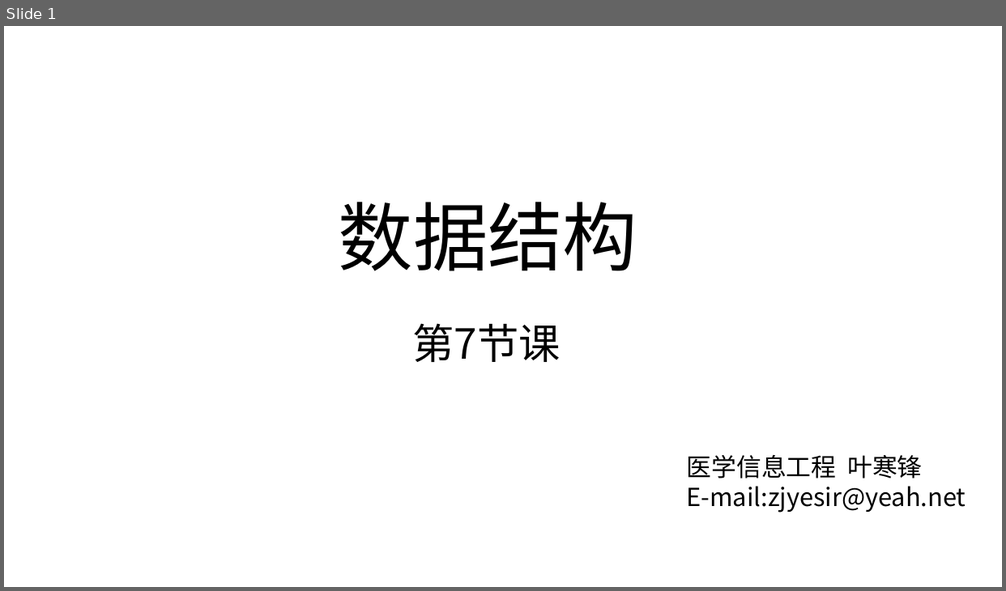
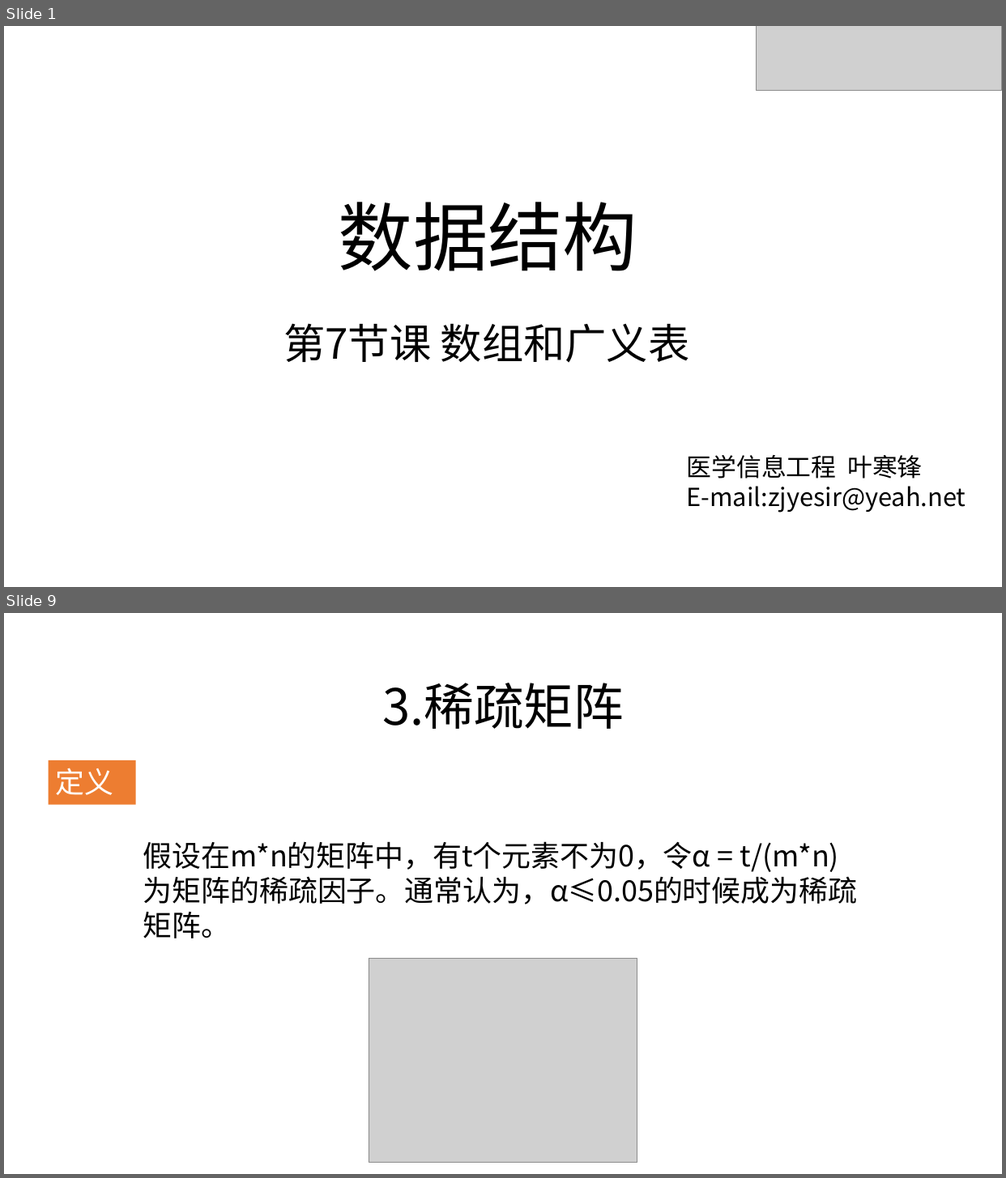
Before and after one commit to zjyesir/hmc_data_structure, a slide deck: ppt/5.数组和广义表.pptx. Shown one above the other, each under a label of ours: slide 1 before the commit, slides 1 and 9 after it; the slides between them are not shown. The pictures are 1006x591 and 1006x1178 pixels, drawn with LibreOffice and Linux fonts; fonts in the diff are those of the drawing; grey boxes stand for pictures; background and template pictures are left out. Boxes give left, top, right and bottom in pixels: in the first picture for what was removed or moved away, otherwise in the second. Text is boxed around its words. In the diff, an @@ line names an element or a change of style, - is before the commit and + after.

Commit message:
数组和线性表 ppt做完

```diff
--- a/ppt/5.数组和广义表.pptx
+++ b/ppt/5.数组和广义表.pptx
@@ slide 9 added at [4,613,1002,1174], background picture (left out) @@
@@ text added at [382,683,624,729], 48 pt, text #000000 @@
+3.稀疏矩阵
@@ rectangle added at [49,760,136,805], fill #ED7D31, 28 pt, text #FFFFFF @@
+定义
@@ text added at [143,841,858,939], 28 pt, text #000000 @@
+假设在m*n的矩阵中，有t个元素不为0，令α = t/(m*n) 为矩阵的稀疏因子。通常认为，α≤0.05的时候成为稀疏矩阵。
@@ picture added at [368,958,637,1162] @@
@@ slide 1 changed as well @@
@@ picture added at [756,26,1002,90] @@
@@ text at [283,323,690,363]: text changed @@
-第7节课
+第7节课 数组和广义表
```
Also in this commit, not shown: 3 other slides changed, 10 other slides added, 5 slides removed, 3 other files.
